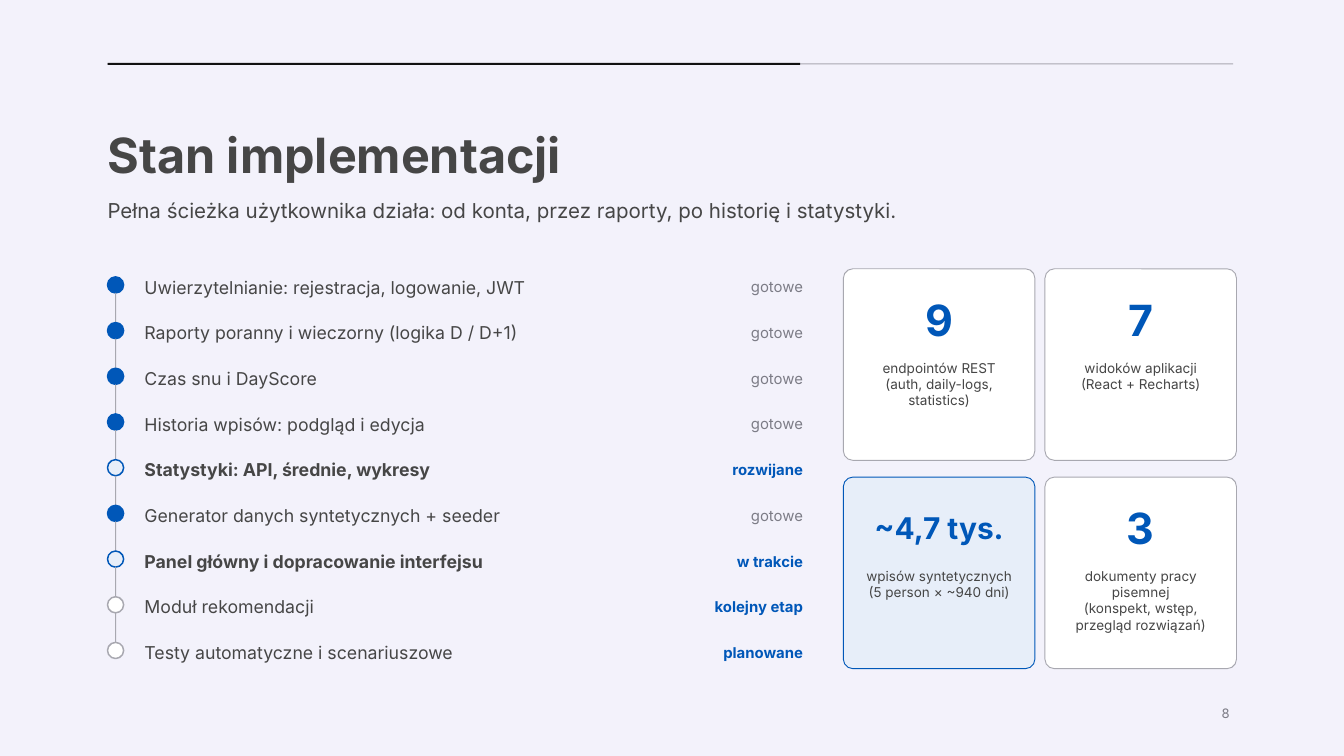
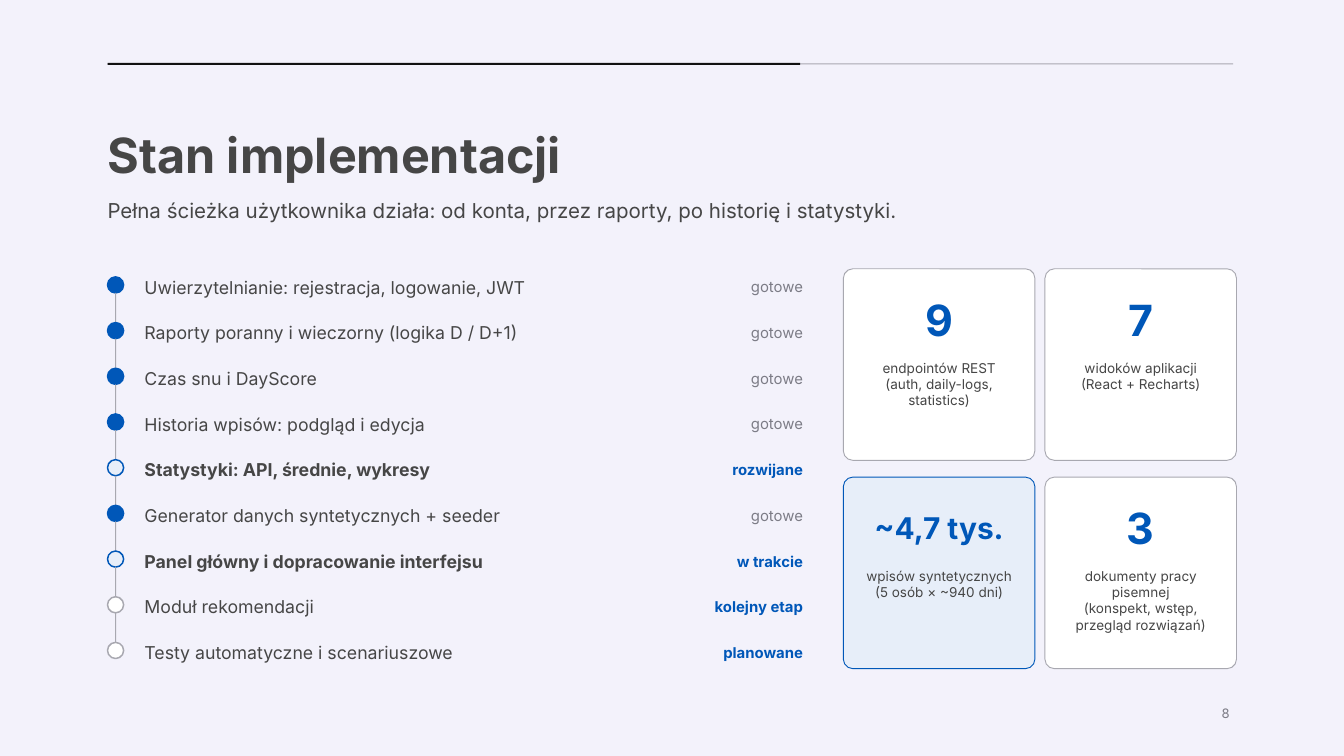
Before and after one commit to MaciaS1717/sennik-app, a slide deck: slide 8 of Praca Inzynierska/Wystapienie3_Seminarium.pptx. Drawn at 1344x756 pixels with LibreOffice and Linux fonts; fonts in the diff are those of the drawing. Boxes give left, top, right and bottom in pixels: in the first picture for what was removed or moved away, otherwise in the second. Text is boxed around its words. In the diff, an @@ line names an element or a change of style, - is before the commit and + after.

```diff
--- a/Praca Inzynierska/Wystapienie3_Seminarium.pptx
+++ b/Praca Inzynierska/Wystapienie3_Seminarium.pptx
@@ text at box(875, 586, 1004, 599): text changed @@
-(5 person × ~940 dni)
+(5 osób × ~940 dni)
```
Also in this commit, not shown: 2 other slides changed, 1 other file.
